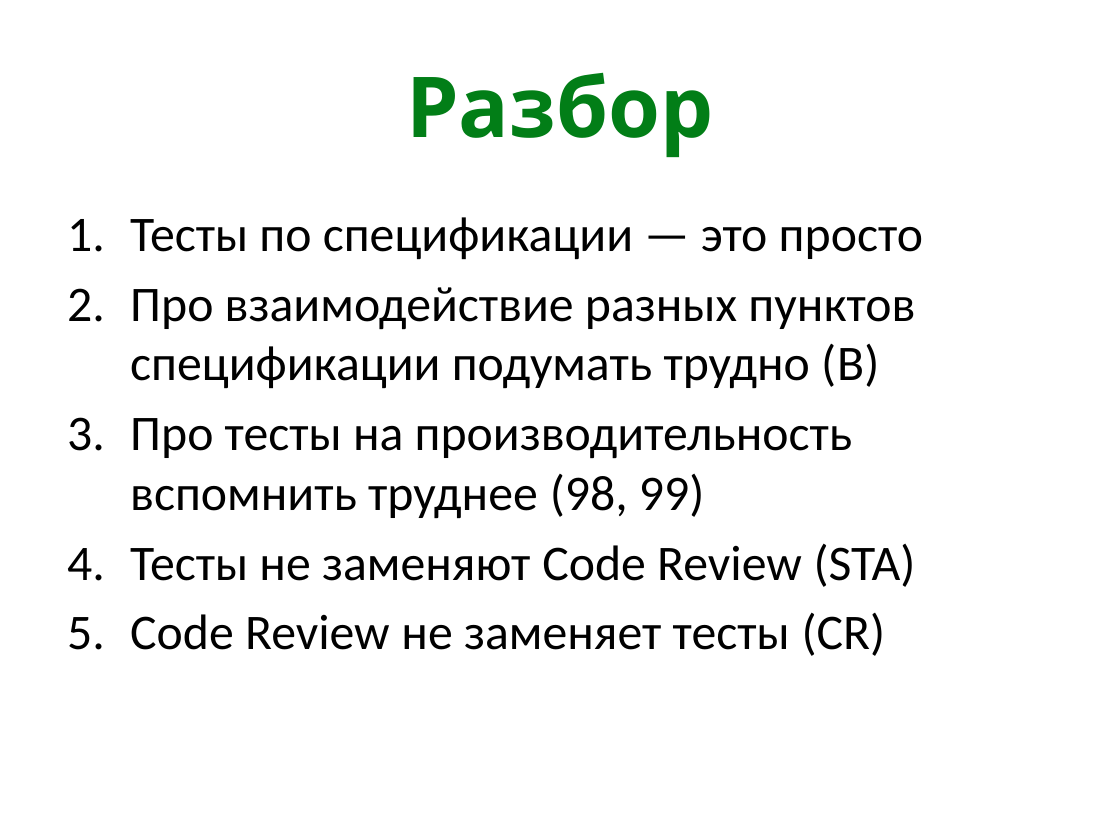
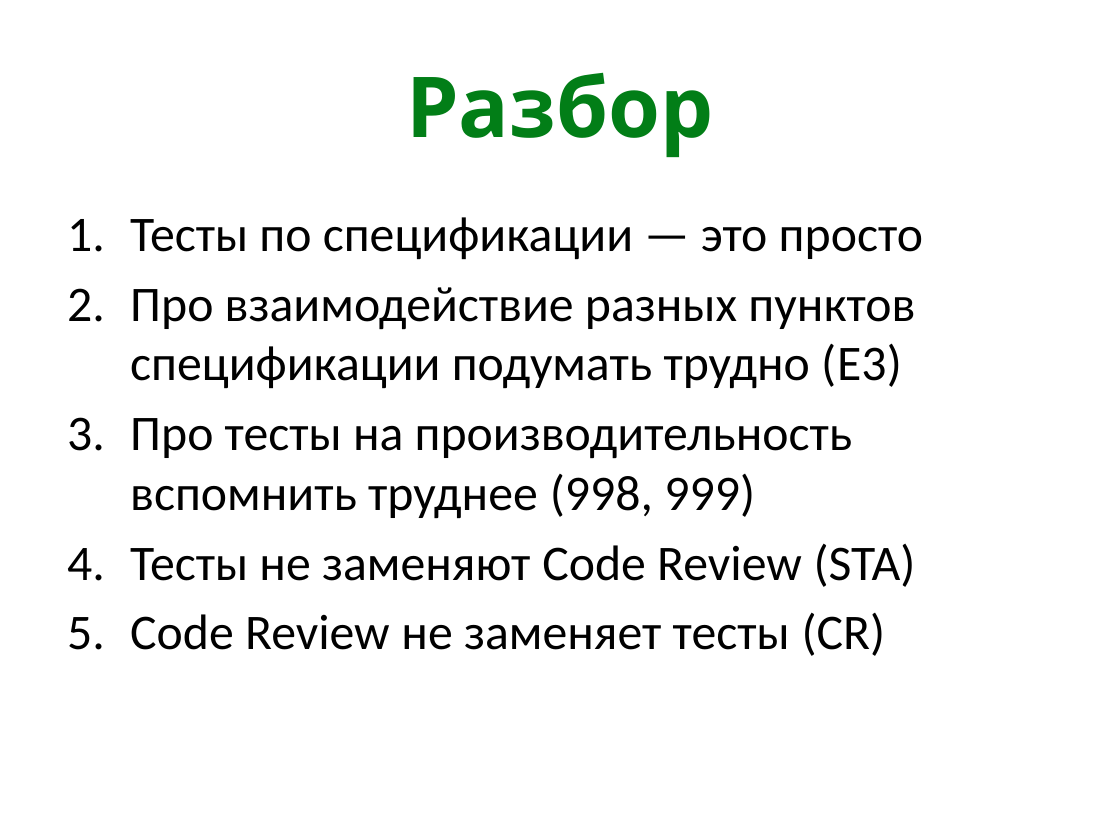
Before and after one commit to kontur-courses/old-testing-challenge, a slide deck: slide 6 of challenge.pptx. Drawn at 1120x840 pixels with LibreOffice and Linux fonts; fonts in the diff are those of the drawing. Boxes give left, top, right and bottom in pixels: in the first picture for what was removed or moved away, otherwise in the second. Text is boxed around its words. In the diff, an @@ line names an element or a change of style, - is before the commit and + after.

```diff
--- a/challenge.pptx
+++ b/challenge.pptx
@@ text at (130,287,915,519): text changed @@
-2. Про взаимодействие разных пунктов спецификации подумать трудно (B)
-3. Про тесты на производительность вспомнить труднее (98, 99)
+2. Про взаимодействие разных пунктов спецификации подумать трудно (E3)
+3. Про тесты на производительность вспомнить труднее (998, 999)
```
Also in this commit, not shown: 2 other files.
